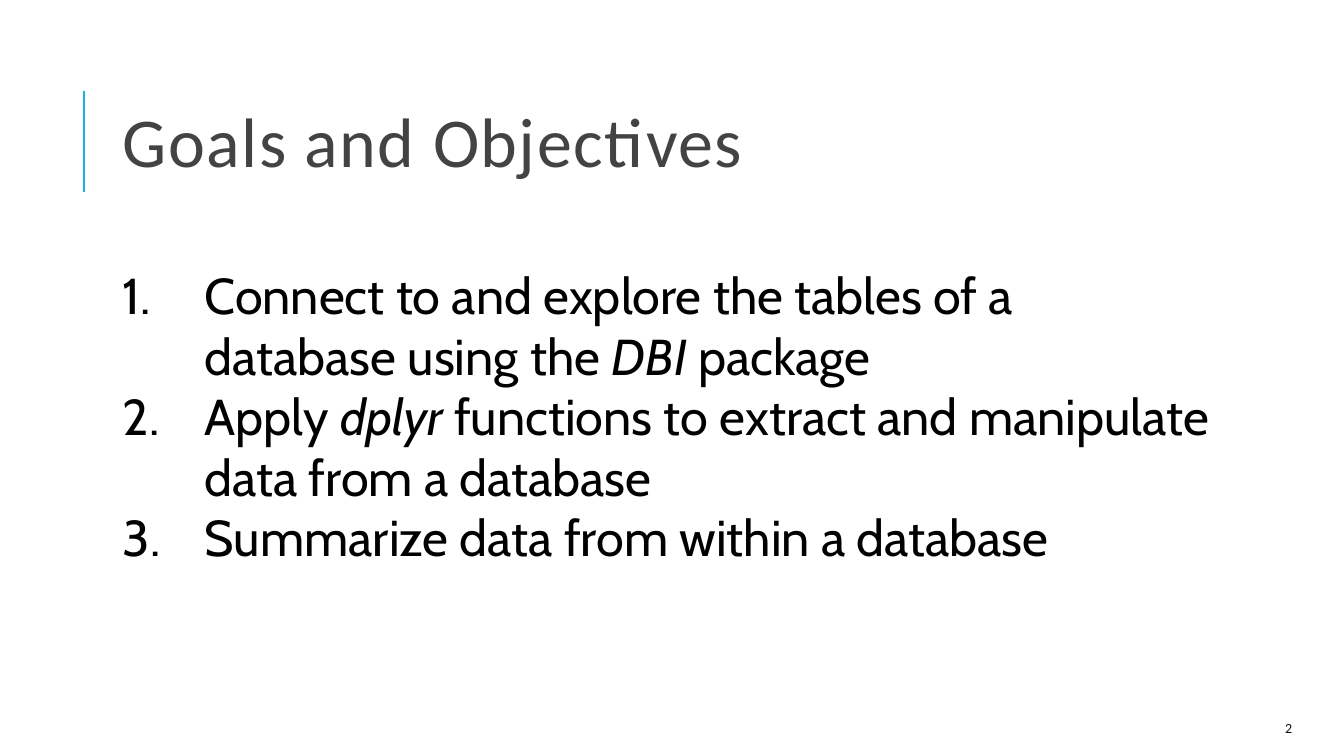
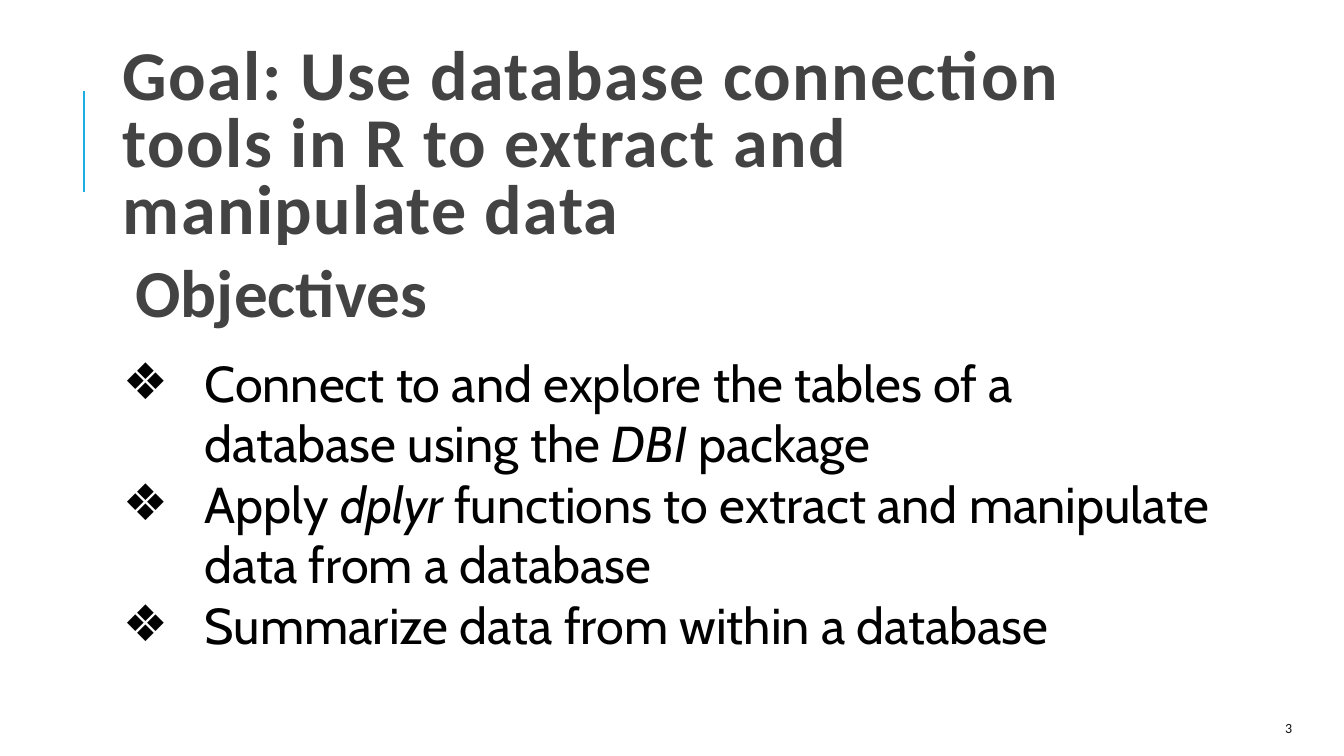
Before and after one commit to amromeo/api_r_int_db_24, a slide deck: slide 3 of presentations/02 - Databases with R.pptx (slide 2 before the commit). Drawn at 1344x756 pixels with LibreOffice and Linux fonts; fonts in the diff are those of the drawing. Boxes give left, top, right and bottom in pixels: in the first picture for what was removed or moved away, otherwise in the second. Text is boxed around its words. In the diff, an @@ line names an element or a change of style, - is before the commit and + after.

```diff
--- a/presentations/02 - Databases with R.pptx
+++ b/presentations/02 - Databases with R.pptx
@@ title at box(123, 51, 1058, 245): text changed; bold on @@
-Goals and Objectives
+Goal: Use database connection tools in R to extract and manipulate data
@@ text added at box(135, 270, 426, 329), 48 pt, text #434343, bold @@
+Objectives
@@ text "Connect to and explore the ...": place and size @@
-text "Connect to and explore the ..." at box(205, 276, 1209, 557)
+text "Connect to and explore the ..." at box(205, 364, 1209, 645)
@@ text "Connect to and explore the ..." at box(205, 364, 1209, 645): bullet 1. to ❖ @@
@@ page number at box(1285, 724, 1292, 733): text changed @@
-2
+3
```
Also in this commit, not shown: 10 other slides changed, 1 slide added.
